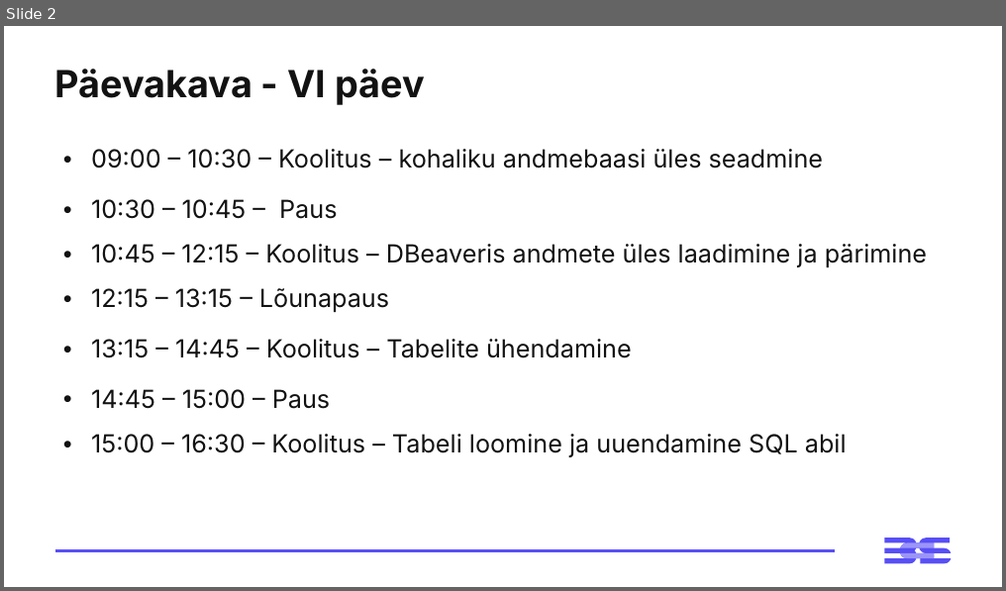
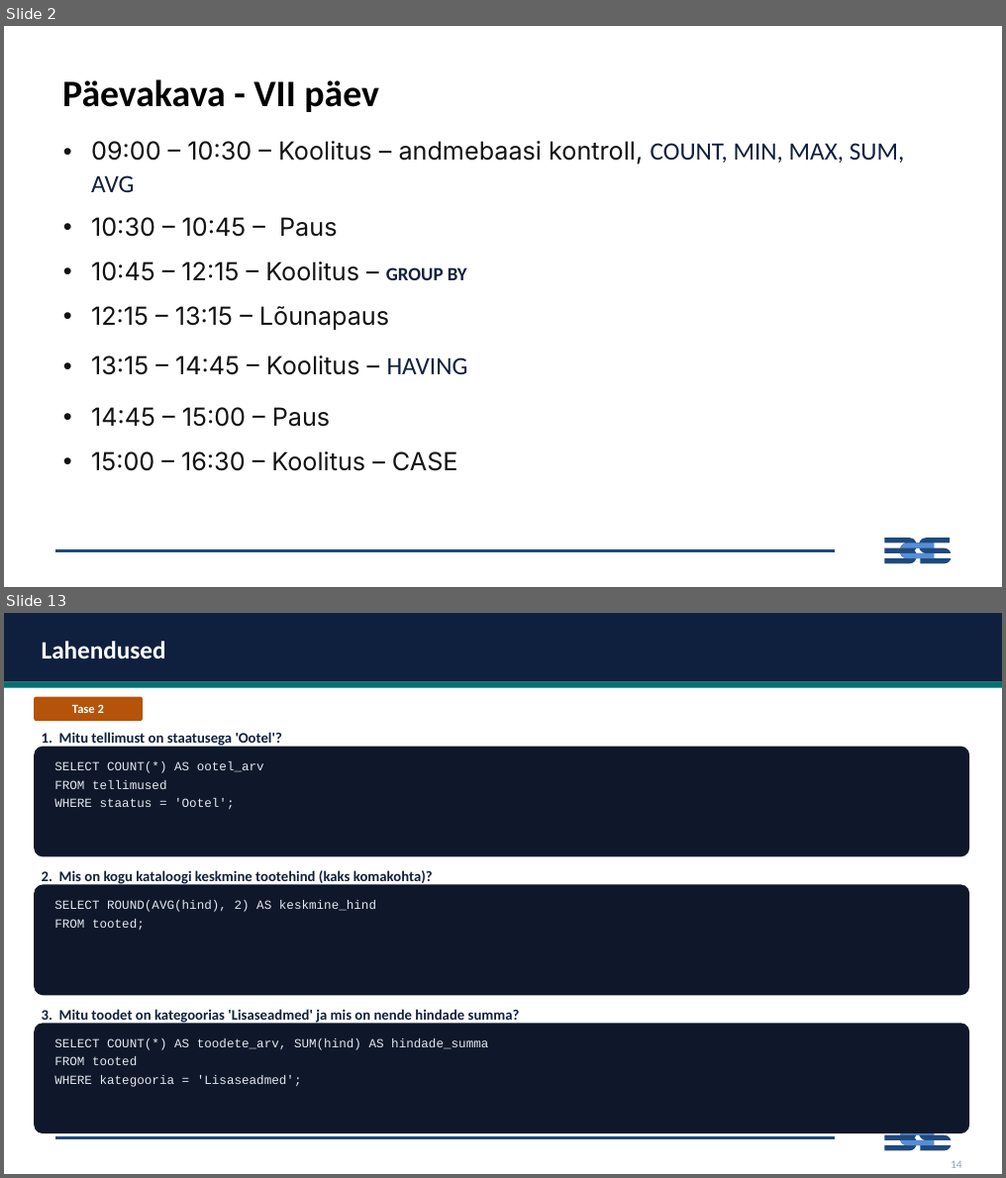
Before and after one commit to emilieabel/andmetarkus, a slide deck: Materjalid/Day7 SQL/7-paev-andmetarkus-esitlus.pptx. Shown one above the other, each under a label of ours: slide 2 before the commit, slides 2 and 13 after it; the slides between them are not shown. The pictures are 1006x591 and 1006x1178 pixels, drawn with LibreOffice and Linux fonts; fonts in the diff are those of the drawing. Boxes give left, top, right and bottom in pixels: in the first picture for what was removed or moved away, otherwise in the second. Text is boxed around its words. In the diff, an @@ line names an element or a change of style, - is before the commit and + after.

```diff
--- a/Materjalid/Day7 SQL/7-paev-andmetarkus-esitlus.pptx
+++ b/Materjalid/Day7 SQL/7-paev-andmetarkus-esitlus.pptx
@@ slide 13 added at <box>4,613,1002,1174</box>, background #FFFFFF; not listed: 3 template elements that a slide beside it also shows @@
@@ rectangle added at <box>4,613,1002,682</box>, fill #0F203E @@
@@ text added at <box>42,641,166,659</box>, 24 pt, text #FFFFFF, bold @@
+Lahendused
@@ rectangle added at <box>4,682,1002,688</box>, fill #007073 @@
@@ rounded rectangle added at <box>34,697,143,721</box>, fill #B45309 @@
@@ text added at <box>72,704,104,713</box>, 12 pt, text #FFFFFF, bold @@
+Tase 2
@@ rounded rectangle added at <box>34,747,969,858</box>, fill #0F172A @@
@@ text added at <box>42,732,282,748</box>, 14 pt, text #0F203E, bold @@
+1. Mitu tellimust on staatusega 'Ootel'?
@@ text added at <box>54,761,264,809</box>, 12 pt, text #E2E8F0 @@
+SELECT COUNT(*) AS ootel_arv
+FROM tellimused
+WHERE staatus = 'Ootel';
@@ text added at <box>42,869,433,886</box>, 14 pt, text #0F203E, bold @@
+2. Mis on kogu kataloogi keskmine tootehind (kaks komakohta)?
@@ rounded rectangle added at <box>34,884,969,995</box>, fill #0F172A @@
@@ text added at <box>54,900,376,930</box>, 12 pt, text #E2E8F0 @@
+SELECT ROUND(AVG(hind), 2) AS keskmine_hind
+FROM tooted;
@@ rounded rectangle added at <box>34,1023,969,1134</box>, fill #0F172A @@
@@ text added at <box>42,1009,520,1025</box>, 14 pt, text #0F203E, bold @@
+3. Mitu toodet on kategoorias 'Lisaseadmed' ja mis on nende hindade summa?
@@ text added at <box>54,1039,488,1087</box>, 12 pt, text #E2E8F0 @@
+SELECT COUNT(*) AS toodete_arv, SUM(hind) AS hindade_summa
+FROM tooted
+WHERE kategooria = 'Lisaseadmed';
@@ text added at <box>950,1160,962,1168</box>, 11 pt, text #94A3B8 @@
+14
@@ slide 2 changed as well @@
@@ title at <box>62,79,379,112</box>: text changed; font Inter to Calibri; text colour #121212 to #000000 @@
-Päevakava - VI päev
+Päevakava - VII päev
@@ table at <box>54,130,951,475</box> @@
-row 1, column 1: 09:00 – 10:30 – Koolitus – kohaliku andmebaasi üles seadmine
+row 1, column 1: 09:00 – 10:30 – Koolitus – andmebaasi kontroll, COUNT, MIN, MAX, SUM, AVG
-row 3, column 1: 10:45 – 12:15 – Koolitus – DBeaveris andmete üles laadimine ja pärimine
+row 3, column 1: 10:45 – 12:15 – Koolitus – GROUP BY
-row 5, column 1: 13:15 – 14:45 – Koolitus – Tabelite ühendamine
+row 5, column 1: 13:15 – 14:45 – Koolitus – HAVING
-row 7, column 1: 15:00 – 16:30 – Koolitus – Tabeli loomine ja uuendamine SQL abil
+row 7, column 1: 15:00 – 16:30 – Koolitus – CASE
@@ line (54, 552) - (835, 552): stroke #584FF5 3 pt to #1F497D 3 pt @@
@@ freeform shape at <box>885,538,951,565</box>: fill #584FF5 to #1F497D @@
@@ freeform shape at <box>901,544,935,559</box>: fill #9B95F9 to #558ED5 @@
```
Also in this commit, not shown: 35 other slides added, 14 slides removed, 59 other files.
